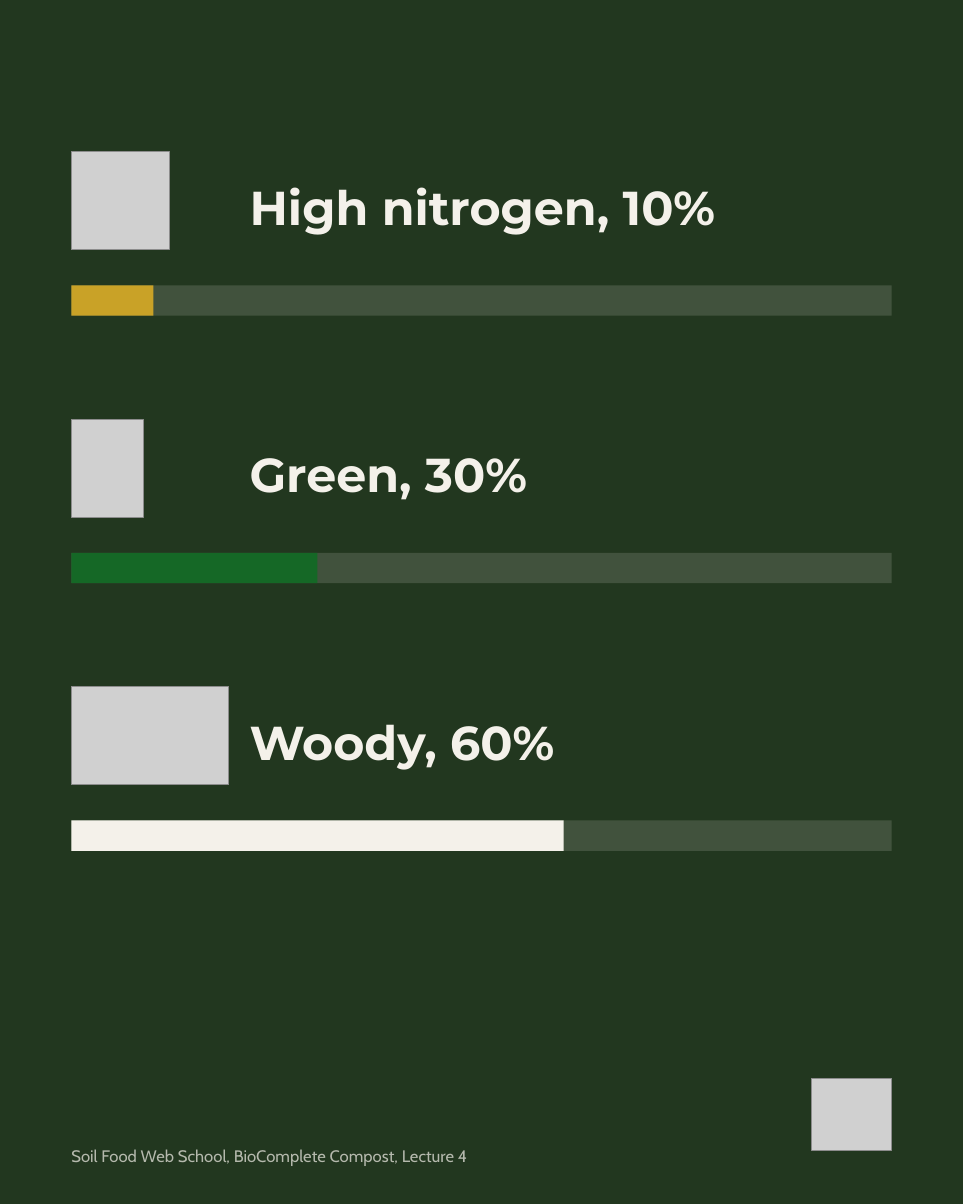
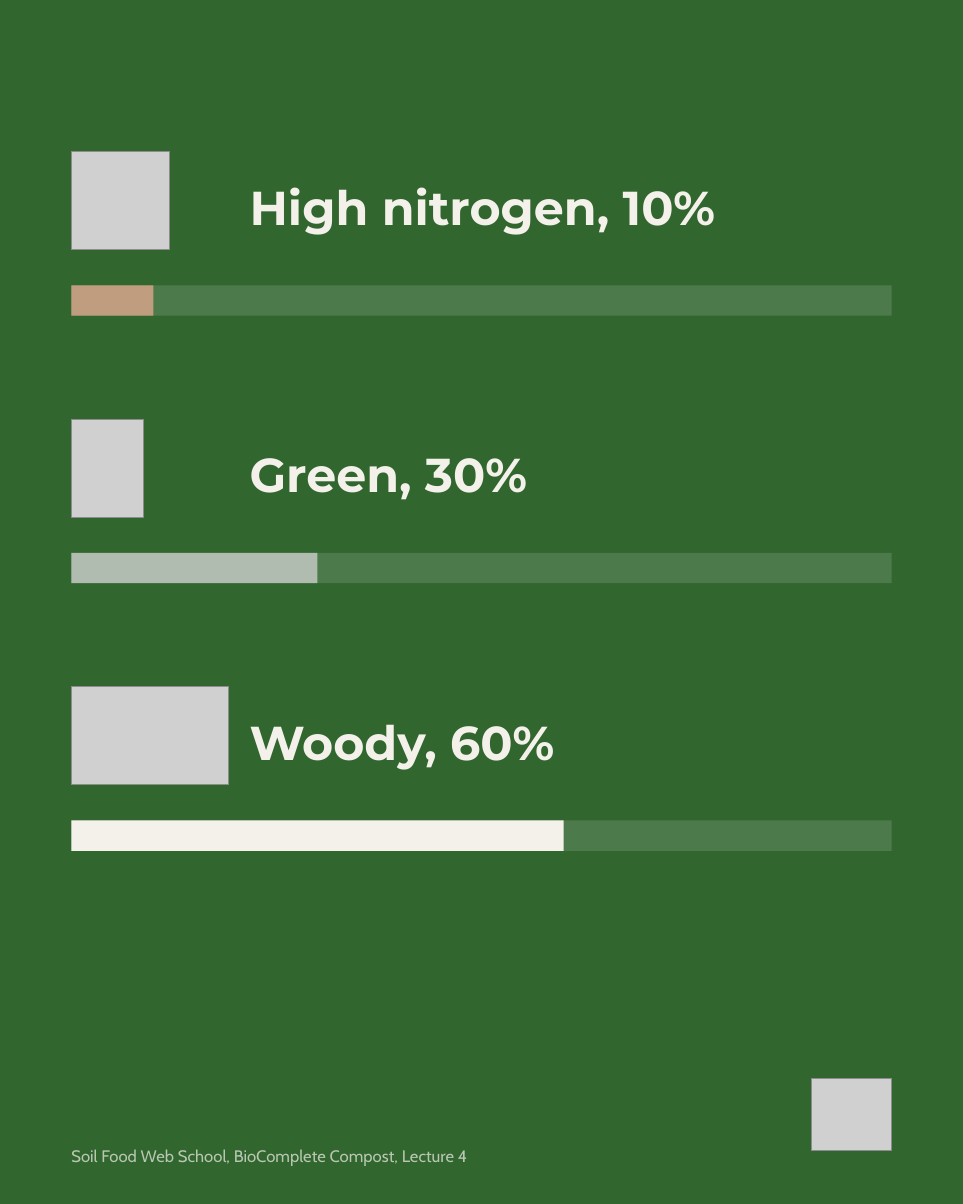
Before and after one commit to linneamoritznyc/SFW-SocialMedia, a slide deck: slide 3 of templates/posts/october/04-10-2026-sun-ig-world-animal-day-v2.pptx. Drawn at 963x1204 pixels with LibreOffice and Linux fonts; fonts in the diff are those of the drawing; grey boxes stand for pictures. Boxes give left, top, right and bottom in pixels: in the first picture for what was removed or moved away, otherwise in the second. Text is boxed around its words. In the diff, an @@ line names an element or a change of style, - is before the commit and + after.

```diff
--- a/templates/posts/october/04-10-2026-sun-ig-world-animal-day-v2.pptx
+++ b/templates/posts/october/04-10-2026-sun-ig-world-animal-day-v2.pptx
@@ background #22371F to #31662F @@
@@ rectangle at [71,285,153,315]: fill #C9A227 to #C09D7F @@
@@ rectangle at [71,553,318,583]: fill #156826 to #B1BCB1 @@
@@ text colour #F4F1EA to #F3F1EA in 3 elements at [250,187,716,235], [250,458,527,500], [250,724,554,770] @@
@@ fill #F4F1EA at 15% opacity to #F3F1EA at 15% opacity in 3 elements at [71,285,891,315], [71,553,891,583], [71,820,891,850] @@
@@ rectangle at [71,820,563,850]: fill #F4F1EA to #F3F1EA @@
@@ text "Soil Food Web School, BioComplete ..." at [71,1149,467,1166]: text colour #F4F1EA at 70% opacity to #F3F1EA at 70% opacity @@
```
Also in this commit, not shown: 9 other slides changed, 27 other files.
